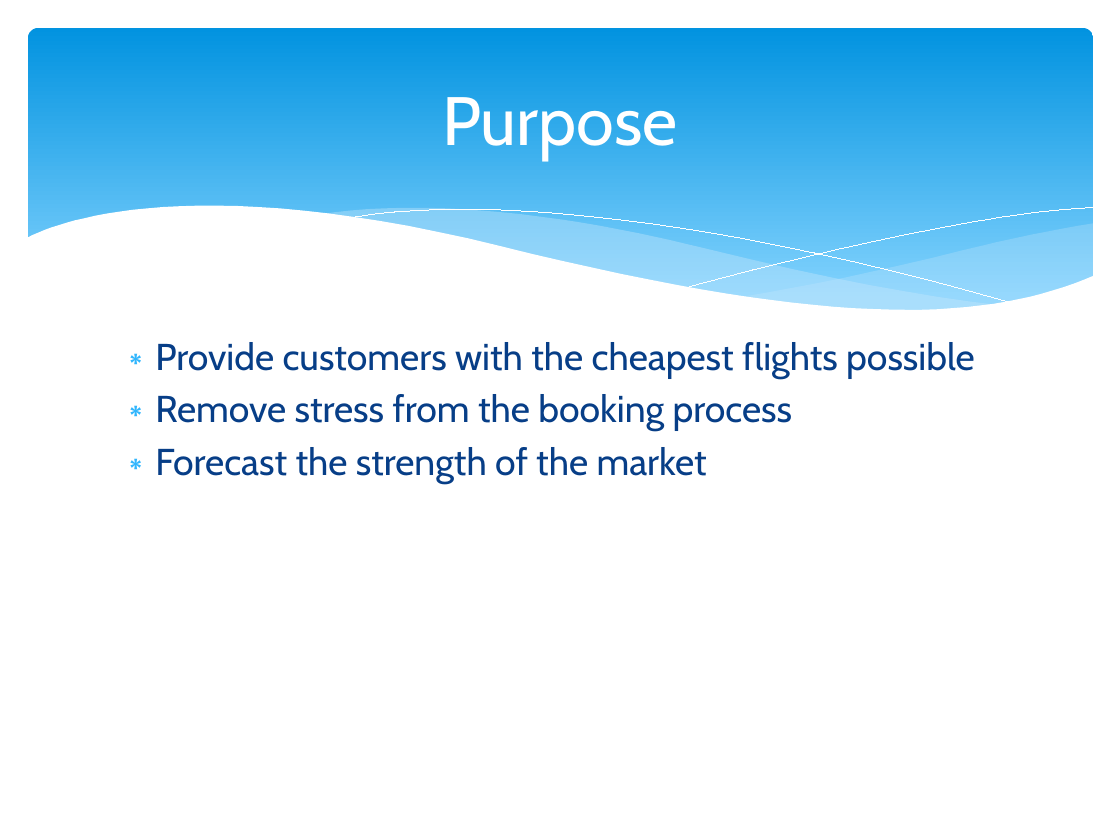
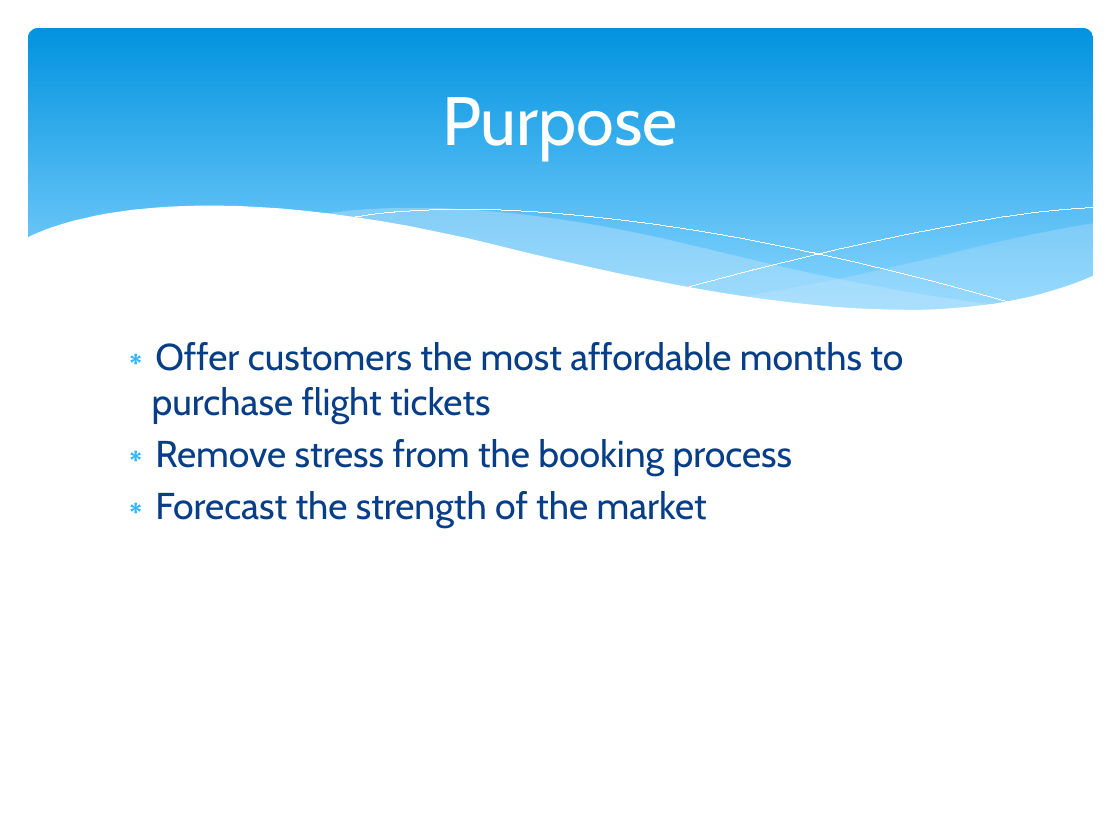
Before and after one commit to jey036/Your-Worst-Nightmare-Segfault, a slide deck: slide 2 of Skyfault.pptx. Drawn at 1120x840 pixels with LibreOffice and Linux fonts; fonts in the diff are those of the drawing. Boxes give left, top, right and bottom in pixels: in the first picture for what was removed or moved away, otherwise in the second. Text is boxed around its words. In the diff, an @@ line names an element or a change of style, - is before the commit and + after.

Commit message:
BC: edited presentation

```diff
--- a/Skyfault.pptx
+++ b/Skyfault.pptx
@@ text at [152, 342, 903, 423]: text changed @@
-∗ Provide customers with the cheapest flights possible
+∗ Offer customers the most affordable months to purchase flight tickets
```
Also in this commit, not shown: 2 other slides changed, 1 slide added.
